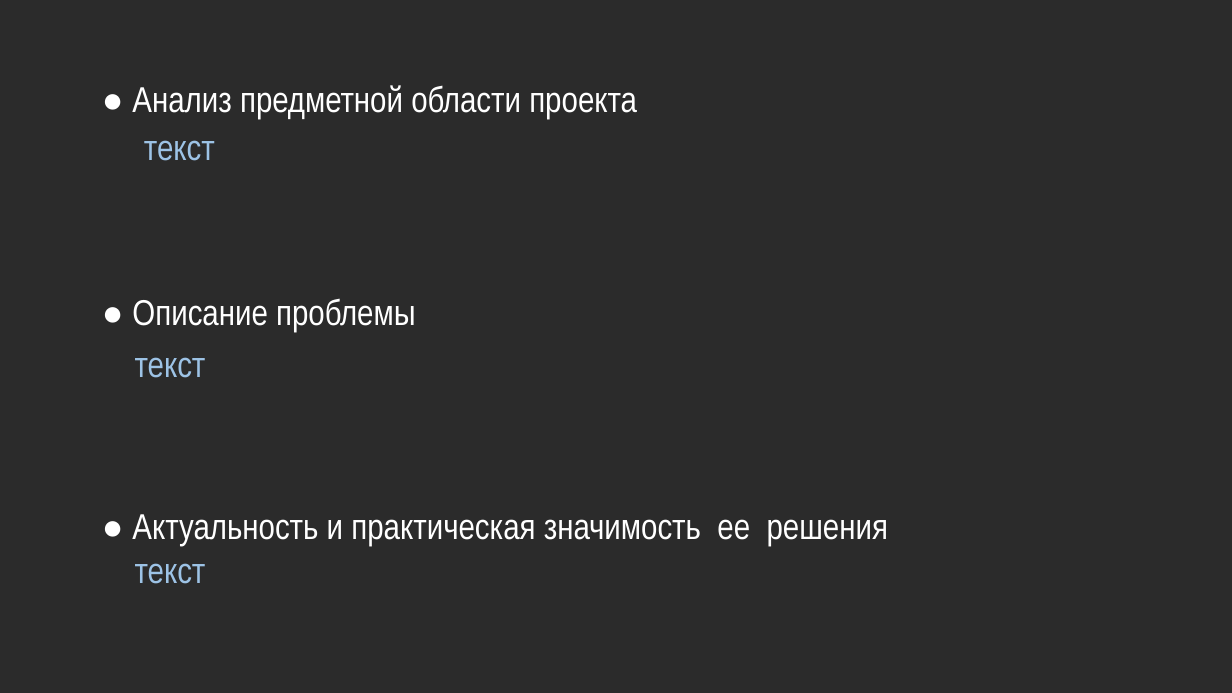
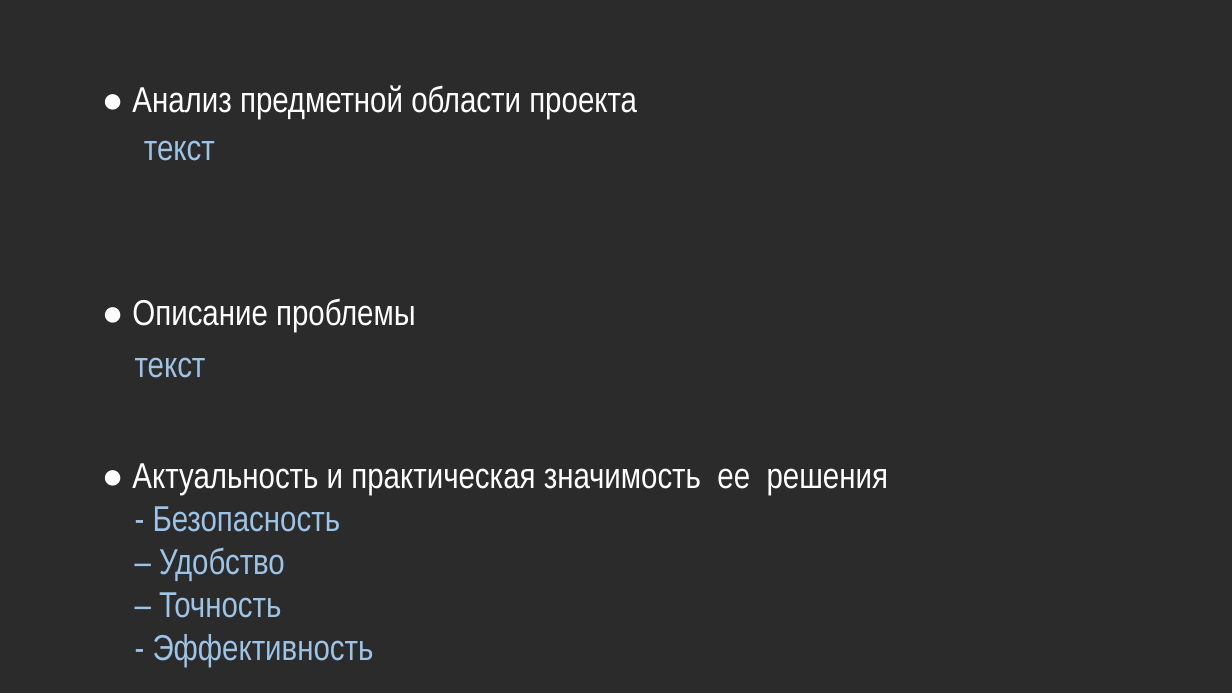
Before and after one commit to kemper0110/face-recog, a slide deck: slide 2 of presentation.pptx. Drawn at 1232x693 pixels with LibreOffice and Linux fonts; fonts in the diff are those of the drawing; background and template pictures are left out; a plain dark background stands for a picture behind light text. Boxes give left, top, right and bottom in pixels: in the first picture for what was removed or moved away, otherwise in the second. Text is boxed around its words. In the diff, an @@ line names an element or a change of style, - is before the commit and + after.

```diff
--- a/presentation.pptx
+++ b/presentation.pptx
@@ text "● Актуальность и практическая значимость ...": place and size @@
-text "● Актуальность и практическая значимость ..." at [132, 514, 888, 584]
+text "● Актуальность и практическая значимость ..." at [132, 463, 888, 668]
@@ text at [153, 506, 374, 668]: text changed @@
-текст
+- Безопасность
+– Удобство
+– Точность
+- Эффективность
```
Also in this commit, not shown: 3 other slides changed, 1 slide added, 1 slide removed.
